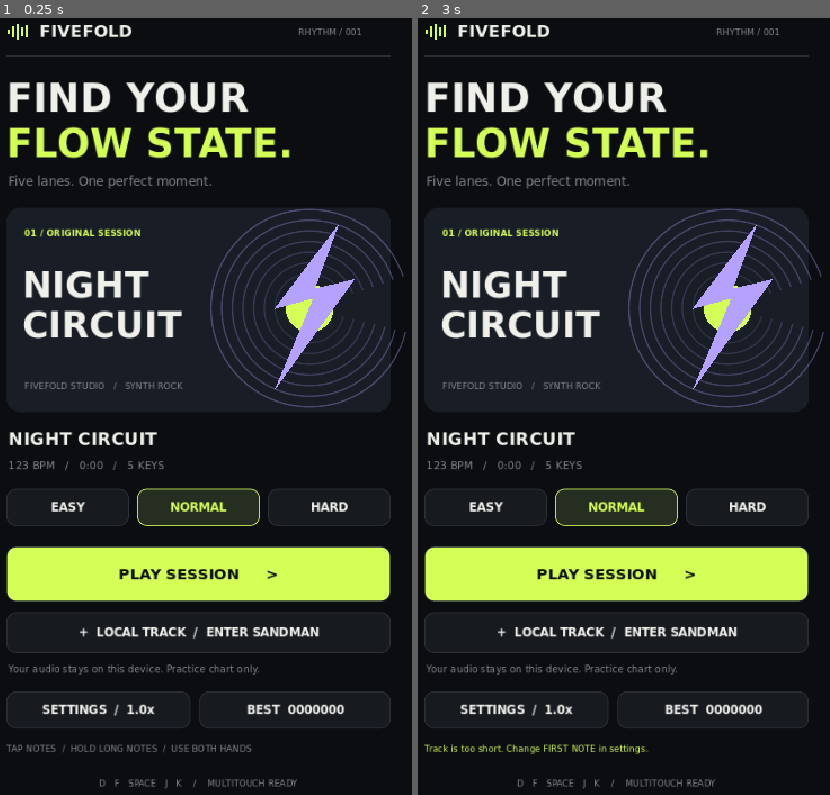
Above: before the commit, frames 1-2 (left to right).
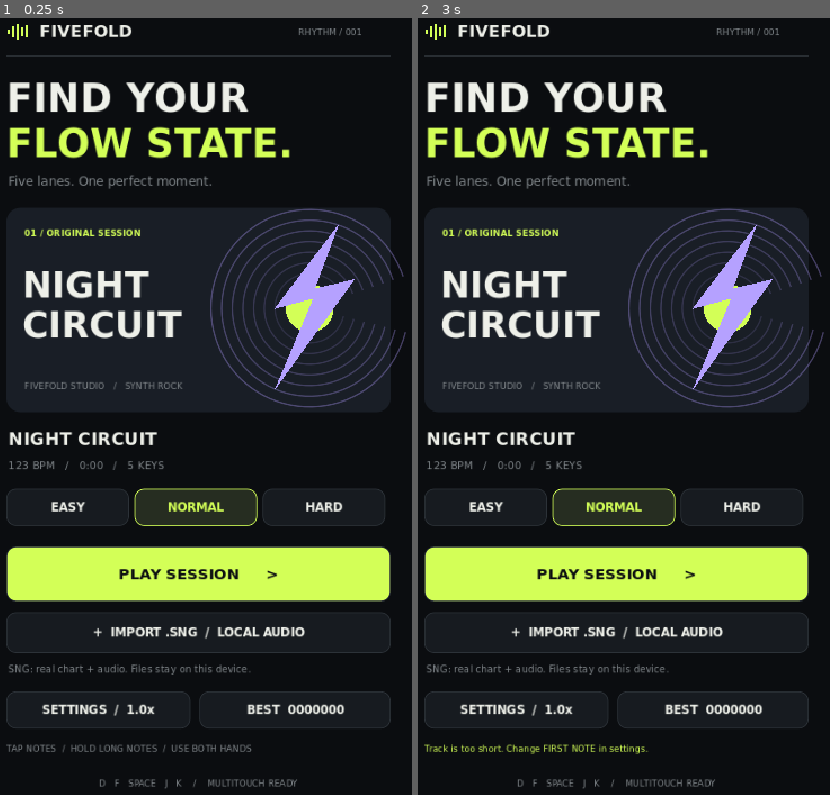
Above: after the commit, the same moments.

Repository: obmaz/music
Game: Godot game, scene res://main.tscn
Two runs of this game, one before a commit and one after it. Both use one fixed random seed, a clock stepped at 60 frames per second and the inputs below. Sound files missing from this copy of the repository are replaced by a short silence.
Inputs (mouse positions are in pixels of both pictures, inside the frame that each line leads up to):
- Up to frame 1 (0.25 s): no input
- Up to frame 2 (3 s): tap Enter at 0.5, 2 s; move the mouse to (710, 367) at 0.52 s; hold D 0.53-1.28 s; tap F at 0.6, 2.85 s; click (710, 367) at 0.67 s; tap Space at 0.77, 1.25, 1.52, 2.75 s; move the mouse to (529, 445) at 1.27 s; tap J at 1.35 s; move the mouse to (661, 227) at 2.02 s; hold D from 2.03 s (still down); tap K at 2.1 s; move the mouse to (595, 569) at 2.77 s; click (595, 569) at 2.92 s

The runs differ from the first frame. In frame 1, 1.2% of the frame differs, in the area x 2-95%, y 60-85%; in frame 2, 1.2%.

Commit message:
Support SNG song packages with real charts and audio

Diff:
--- a/scripts/game.gd
+++ b/scripts/game.gd
@@ -42,11 +42,17 @@
 var message_time := 0.0
 var best := 0
 var notice := ""
-var paused_from := "playing"
-var settings_back := "menu"
 var song_duration := 0.0
 var resume_grace := 0.0
 var browser_screen := ""
+var browser_report := ""
+var sng_song := false
+var sng_parts: Array = []
+var sng_part := 0
+var sng_duration := 0.0
+var sng_artist := ""
+var sng_score_key := ""
+
 
 func _ready() -> void:
 	player = AudioStreamPlayer.new()
@@ -69,14 +75,24 @@
 			intro += delta
 			clock = intro
 			if intro >= 0:
-				player.play()
+				if sng_song: sng_audio("start")
+				else: player.play()
 		else:
-			clock = maxf(0, player.get_playback_position() + AudioServer.get_time_since_last_mix() - AudioServer.get_output_latency())
+			if sng_song:
+				clock = float(JavaScriptBridge.eval("window.fivefoldSngTime()"))
+			else:
+				clock = maxf(0, player.get_playback_position() + AudioServer.get_time_since_last_mix() - AudioServer.get_output_latency())
 		judge_notes(song_time())
+		if sng_song and intro >= 0 and clock >= song_duration: _finish()
 	if OS.has_feature("web") and screen in ["menu", "settings"]:
 		var payload = JavaScriptBridge.eval("window.fivefoldTakeTrack && window.fivefoldTakeTrack()")
 		if payload is String and not payload.is_empty():
 			import_track(payload)
+	if OS.has_feature("web"):
+		var report := JSON.stringify({"mode": "sng" if sng_song else ("practice" if local_track else "demo"), "title": title, "difficulty": difficulty, "part": sng_parts[sng_part].id if sng_song else "guitar", "score": score, "combo": combo, "noteCount": notes.size(), "judged": judged})
+		if browser_report != report:
+			browser_report = report
+			JavaScriptBridge.eval("window.fivefoldReport && window.fivefoldReport(" + report + ")")
 	queue_redraw()
 
 func song_time() -> float:
@@ -92,13 +108,46 @@
 			elif not down[note.lane] and resume_grace <= 0:
 				resolve(note, 0.0)
 
+func duration() -> float:
+	return sng_duration if sng_song else stream.get_length()
+
+func difficulty_labels() -> Array:
+	return ["EASY", "MEDIUM", "HARD", "EXPERT"] if sng_song else ["EASY", "NORMAL", "HARD"]
+
+func difficulty_available(choice: int) -> bool:
+	return not sng_song or sng_parts[sng_part].charts.has(str(choice))
+
+func select_part() -> void:
+	sng_part = (sng_part + 1) % sng_parts.size()
+	if not difficulty_available(difficulty):
+		for choice in range(3, -1, -1):
+			if difficulty_available(choice):
+				difficulty = choice
+				break
+	load_best()
+
+func sng_audio(action: String) -> void:
+	if OS.has_feature("web"):
+		JavaScriptBridge.eval("window.fivefoldSngAudio && window.fivefoldSngAudio(" + JSON.stringify(action) + ")")
+
+func score_key() -> String:
+	return sng_score_key + "/" + str(sng_part) if sng_song else title
+
 func start() -> void:
 	player.stop()
-	notes = Chart.generate(bpm, stream.get_length(), difficulty, first_beat)
+	sng_audio("stop")
+	if sng_song:
+		notes = sng_parts[sng_part].charts[str(difficulty)].duplicate(true)
+		first_beat = float(notes[0].time)
+		for note in notes:
+			note.state = 0
+			note.value = 0.0
+	else:
+		notes = Chart.generate(bpm, stream.get_length(), difficulty, first_beat)
 	if notes.is_empty():
 		notice = "Track is too short. Change FIRST NOTE in settings."
 		return
-	song_duration = stream.get_length()
+	song_duration = duration()
 	player.stream = stream
 	score = 0
 	combo = 0
@@ -223,6 +272,7 @@
 		pause_game()
 
 func pause_game() -> void:
+	if sng_song and intro >= 0: sng_audio("pause")
 	player.stream_paused = true
 	clear_input()
 	screen = "paused"
@@ -231,6 +281,7 @@
 	# Allow a moment to re-grab held lanes without changing the chart or score.
 	resume_grace = 0.5
 	player.stream_paused = false
+	if sng_song and intro >= 0: sng_audio("resume")
 	screen = "playing"
 
 func _finish() -> void:
@@ -243,10 +294,11 @@
 		best = score
 		var cfg := ConfigFile.new()
 		cfg.load("user://scores.cfg")
-		cfg.set_value(title, str(difficulty), best)
+		cfg.set_value(score_key(), str(difficulty), best)
 		cfg.save("user://scores.cfg")
 
 func go_menu() -> void:
+	sng_audio("stop")
 	player.stop()
 	player.stream_paused = false
 	clear_input()
@@ -256,7 +308,7 @@
 func load_best() -> void:
 	var cfg := ConfigFile.new()
 	cfg.load("user://scores.cfg")
-	best = int(cfg.get_value(title, str(difficulty), 0))
+	best = int(cfg.get_value(score_key(), str(difficulty), 0))
 
 func load_settings() -> void:
 	var cfg := ConfigFile.new()
@@ -277,6 +329,9 @@
 	if not file is Dictionary: return
 	if file.has("error"):
 		notice = file.error
+		return
+	if file.get("type", "") == "sng":
+		import_sng(file)
 		return
 	var bytes := Marshalls.base64_to_raw(file.data)
 	var imported: AudioStream
@@ -290,6 +345,10 @@
 	if imported == null or imported.get_length() < 8:
 		notice = "Could not read audio. Use MP3, OGG or PCM WAV (8s+)."
 		return
+	sng_audio("unload")
+	sng_song = false
+	sng_parts = []
+	difficulty = mini(difficulty, 2)
 	stream = imported
 	title = str(file.name).get_basename()
 	local_track = true
@@ -298,6 +357,33 @@
 	notice = "Local audio loaded. Set BPM / first note in settings."
 	load_best()
 
+func import_sng(file: Dictionary) -> void:
+	var parts: Array = file.get("parts", [])
+	if parts.is_empty() or float(file.get("duration", 0)) <= 0:
+		notice = "SNG has no playable chart or audio."
+		return
+	sng_song = true
+	sng_parts = parts
+	sng_part = 0
+	sng_duration = float(file.duration)
+	sng_artist = str(file.get("artist", "UNKNOWN ARTIST"))
+	sng_score_key = "sng/" + JSON.stringify(parts).sha256_text()
+	title = str(file.name)
+	bpm = float(file.bpm)
+	local_track = true
+	# Select a difficulty that actually exists, without generating replacement notes.
+	if not difficulty_available(difficulty):
+		for choice in range(3, -1, -1):
+			if difficulty_available(choice):
+				difficulty = choice
+				break
+	var first_notes: Array = sng_parts[0].charts[str(difficulty)]
+	first_beat = float(first_notes[0].time)
+	notice = "SNG loaded / %s / %d audio track(s)" % [str(file.get("format", "")).to_upper(), int(file.get("stem_count", 1))]
+	if int(file.get("open_notes", 0)) > 0:
+		notice = "SNG loaded. Open notes use the center lane."
+	load_best()
+
 func pick_track() -> void:
 	if OS.has_feature("web"):
 		JavaScriptBridge.eval("window.fivefoldPickTrack()")
@@ -305,6 +391,10 @@
 		notice = "Local audio import is available in the web version."
 
 func use_demo() -> void:
+	sng_audio("unload")
+	sng_song = false
+	sng_parts = []
+	difficulty = mini(difficulty, 2)
 	stream = DEMO
 	title = "NIGHT CIRCUIT"
 	local_track = false
@@ -330,13 +420,13 @@
 		style.border_color = stroke
 	draw_style_box(style, rect)
 
-func button(rect: Rect2, label: String, action: Callable, primary: bool = false, selected: bool = false) -> void:
+func button(rect: Rect2, label: String, action: Callable, primary: bool = false, selected: bool = false, disabled: bool = false) -> void:
 	box(rect, LIME if primary else (Color("262d21") if selected else Color("171b20")), 10, LIME if selected else Color("2c3238"))
 	var font = BOLD
 	var size := 17 if primary else 13
 	var width: float = font.get_string_size(label, HORIZONTAL_ALIGNMENT_LEFT, -1, size).x
-	text_at(label, Vector2(rect.position.x + (rect.size.x - width) / 2, rect.position.y + rect.size.y / 2 + size * 0.35), size, BG if primary else (LIME if selected else INK), true)
-	areas.append({"rect": rect, "action": action})
+	text_at(label, Vector2(rect.position.x + (rect.size.x - width) / 2, rect.position.y + rect.size.y / 2 + size * 0.35), size, MUTED if disabled else (BG if primary else (LIME if selected else INK)), true)
+	if not disabled: areas.append({"rect": rect, "action": action})
 
 func brand() -> void:
 	for i in range(5):
@@ -370,15 +460,21 @@
 	text_at("01 / " + ("LOCAL SESSION" if local_track else "ORIGINAL SESSION"), Vector2(44, 259), 10, LIME, true)
 	text_at("YOUR" if local_track else "NIGHT", Vector2(42, 328), 40, INK, true)
 	text_at("SESSION" if local_track else "CIRCUIT", Vector2(42, 373), 40, INK, true)
-	text_at("FIVEFOLD STUDIO   /   SYNTH ROCK", Vector2(44, 431), 10, MUTED)
+	if sng_song:
+		text_at(sng_artist.left(36), Vector2(44, 396), 12, MUTED)
+		button(Rect2(42, 408, 300, 32), sng_parts[sng_part].label + "  /  CHANGE INSTRUMENT  >", select_part)
+	else:
+		text_at("LOCAL AUDIO / PRACTICE" if local_track else "FIVEFOLD STUDIO   /   SYNTH ROCK", Vector2(44, 431), 10, MUTED)
 	text_at(title.left(26), Vector2(26, 494), 20, INK, true)
-	text_at("%d BPM   /   %d:%02d   /   5 KEYS" % [int(bpm), int(stream.get_length()) / 60, int(stream.get_length()) % 60], Vector2(26, 521), 12, MUTED)
-	for d in range(3):
+	text_at("%d BPM   /   %d:%02d   /   5 KEYS" % [int(bpm), int(duration()) / 60, int(duration()) % 60], Vector2(26, 521), 12, MUTED)
+	var labels := difficulty_labels()
+	var step := 432.0 / labels.size()
+	for d in range(labels.size()):
 		var choice := d
-		button(Rect2(24 + d * 147, 543, 138, 42), ["EASY", "NORMAL", "HARD"][d], func(): difficulty = choice; load_best(), false, d == difficulty)
+		button(Rect2(24 + d * step, 543, step - 6, 42), labels[d], func(): difficulty = choice; load_best(), false, d == difficulty, not difficulty_available(d))
 	button(Rect2(24, 608, 432, 62), "PLAY SESSION     >", start, true)
-	button(Rect2(24, 682, 432, 46), "+  LOCAL TRACK  /  ENTER SANDMAN", pick_track)
-	text_at("Your audio stays on this device. Practice chart only.", Vector2(26, 750), 11, MUTED)
+	button(Rect2(24, 682, 432, 46), "+  IMPORT .SNG  /  LOCAL AUDIO", pick_track)
+	text_at("SNG: real chart + audio. Files stay on this device.", Vector2(26, 750), 11, MUTED)
 	button(Rect2(24, 771, 207, 42), "SETTINGS  /  %.1fx" % speed, func(): screen = "settings")
 	button(Rect2(241, 771, 215, 42), "DEMO TRACK" if local_track else "BEST  %07d" % best, use_demo if local_track else func(): pass)
 	text_at(notice.left(65) if not notice.is_empty() else "TAP NOTES  /  HOLD LONG NOTES  /  USE BOTH HANDS", Vector2(24, 839), 10, LIME if not notice.is_empty() else MUTED)
@@ -388,7 +484,7 @@
 	text_at("FIVEFOLD", Vector2(24, 35), 17, LIME, true)
 	button(Rect2(392, 14, 64, 40), "II", pause_game)
 	text_at(title.left(29), Vector2(24, 79), 16, INK, true)
-	text_at(["EASY", "NORMAL", "HARD"][difficulty] + "  /  %.1fx" % speed, Vector2(24, 102), 11, MUTED)
+	text_at(difficulty_labels()[difficulty] + (" / " + sng_parts[sng_part].label if sng_song else "") + "  /  %.1fx" % speed, Vector2(24, 102), 11, MUTED)
 	text_at("SCORE", Vector2(24, 139), 10, MUTED)
 	text_at("%07d" % score, Vector2(22, 179), 38, INK, true)
 	text_at("ACCURACY", Vector2(326, 139), 10, MUTED)
@@ -489,7 +585,7 @@
 	setting_row(205, "NOTE SPEED", "%.1fx" % speed, func(): speed = maxf(0.6, snappedf(speed - 0.1, 0.1)), func(): speed = minf(2.0, snappedf(speed + 0.1, 0.1)))
 	setting_row(320, "TIMING OFFSET", "%+d ms" % int(offset_ms), func(): offset_ms = maxf(-500, offset_ms - 10), func(): offset_ms = minf(500, offset_ms + 10))
 	text_at("Positive = notes arrive later. Wired audio recommended.", Vector2(24, 420), 11, MUTED)
-	if local_track:
+	if local_track and not sng_song:
 		setting_row(467, "PRACTICE BPM", str(int(bpm)), func(): bpm = maxf(60, bpm - 1), func(): bpm = minf(240, bpm + 1))
 		setting_row(582, "FIRST NOTE / SECONDS INTO AUDIO", "%.1f s" % first_beat, func(): first_beat = maxf(0, first_beat - 0.1), func(): first_beat = minf(stream.get_length() - 3, first_beat + 0.1))
 		text_at("Generated practice pattern, not an original song chart.", Vector2(24, 696), 11, MUTED)
@@ -497,7 +593,7 @@
 		text_at("PERFECT   +/- 55 ms", Vector2(24, 488), 15, LIME)
 		text_at("GREAT       +/- 105 ms", Vector2(24, 522), 15, INK)
 		text_at("GOOD         +/- 160 ms", Vector2(24, 556), 15, INK)
-		text_at("Hold notes until the tail reaches the line.", Vector2(24, 625), 13, MUTED)
+		text_at("SNG: original timing. All notes play as taps/holds." if sng_song else "Hold notes until the tail reaches the line.", Vector2(24, 625), 13, MUTED)
 		text_at("D / F / SPACE / J / K or five touch lanes.", Vector2(24, 653), 13, MUTED)
 	button(Rect2(24, 756, 432, 60), "SAVE & BACK", func(): save_settings(); screen = "menu", true)
 	center("FIVEFOLD  /  GODOT 4.7.2  /  WEB PROTOTYPE", 878, 10, MUTED)
--- a/tests/game_test.gd
+++ b/tests/game_test.gd
@@ -76,6 +76,20 @@
 	game.judge_notes(999)
 	check(game.counts[3] == game.notes.size(), "unplayed chart resolves every miss")
 	check(game.score == 0, "misses do not award points")
+	# SNG uses imported notes and available difficulties, never generated practice patterns.
+	game.import_track(JSON.stringify({"type": "sng", "name": "TEST SNG", "artist": "TEST", "duration": 12.0, "bpm": 120.0, "parts": [{"id": "guitar", "label": "GUITAR", "charts": {"3": [{"time": 0.85, "lane": 0, "hold": 0.0}, {"time": 1.1, "lane": 4, "hold": 1.25}]}}]}))
+	check(game.sng_song and game.difficulty == 3, "expert-only SNG selects actual difficulty")
+	check(not game.difficulty_available(0), "missing SNG difficulty is unavailable")
+	game.start()
+	check(game.notes.size() == 2 and game.notes[0].time == 0.85, "SNG original notes replace generated pattern")
+	game.clock = 0.85
+	game.press_lane(0)
+	check(game.score == 500000, "SNG score uses imported note count")
+	game.start()
+	check(game.notes[0].state == 0, "restart resets note states")
+	check(not game.sng_parts[0].charts["3"][0].has("state"), "source SNG chart is not mutated")
+	game.use_demo()
+	check(not game.sng_song and game.difficulty <= 2, "demo restores original difficulties and audio")
 	game.queue_free()
 	print("Game checks complete: ", failures, " failure(s)")
 	quit(1 if failures else 0)
Binary file changed: docs/preview.png
Not shown, changed: ASSETS.md
Not shown, changed: docs/ASSETS.md
Not shown, changed: docs/index.pck
Not shown, added: tests/fixtures/reference-chart.sng
Not shown, added: tests/fixtures/reference-midi.sng
Not shown, added: tests/fixtures/reference.chart
Not shown, added: tests/fixtures/reference.mid
Not shown, changed: tools/build.sh
